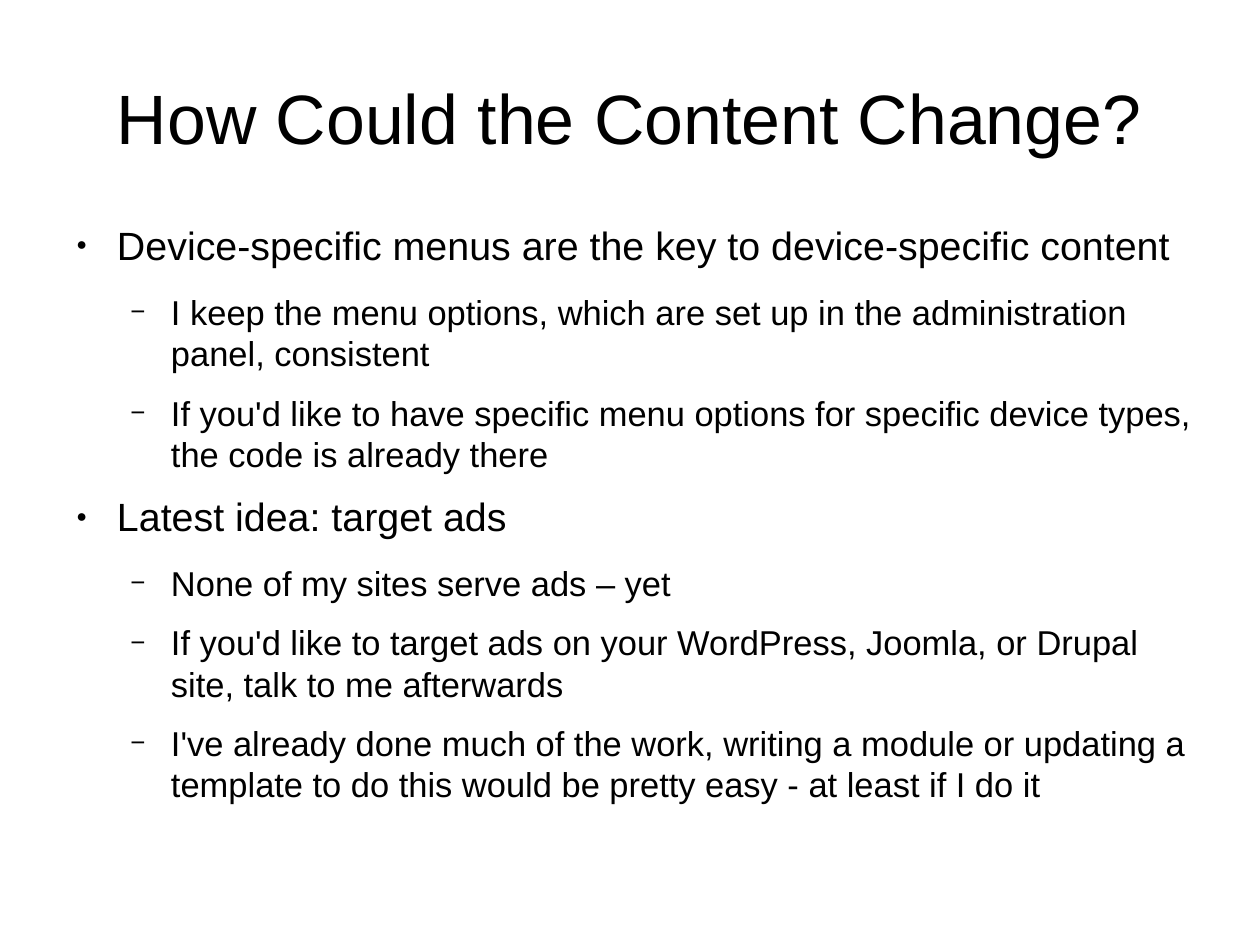
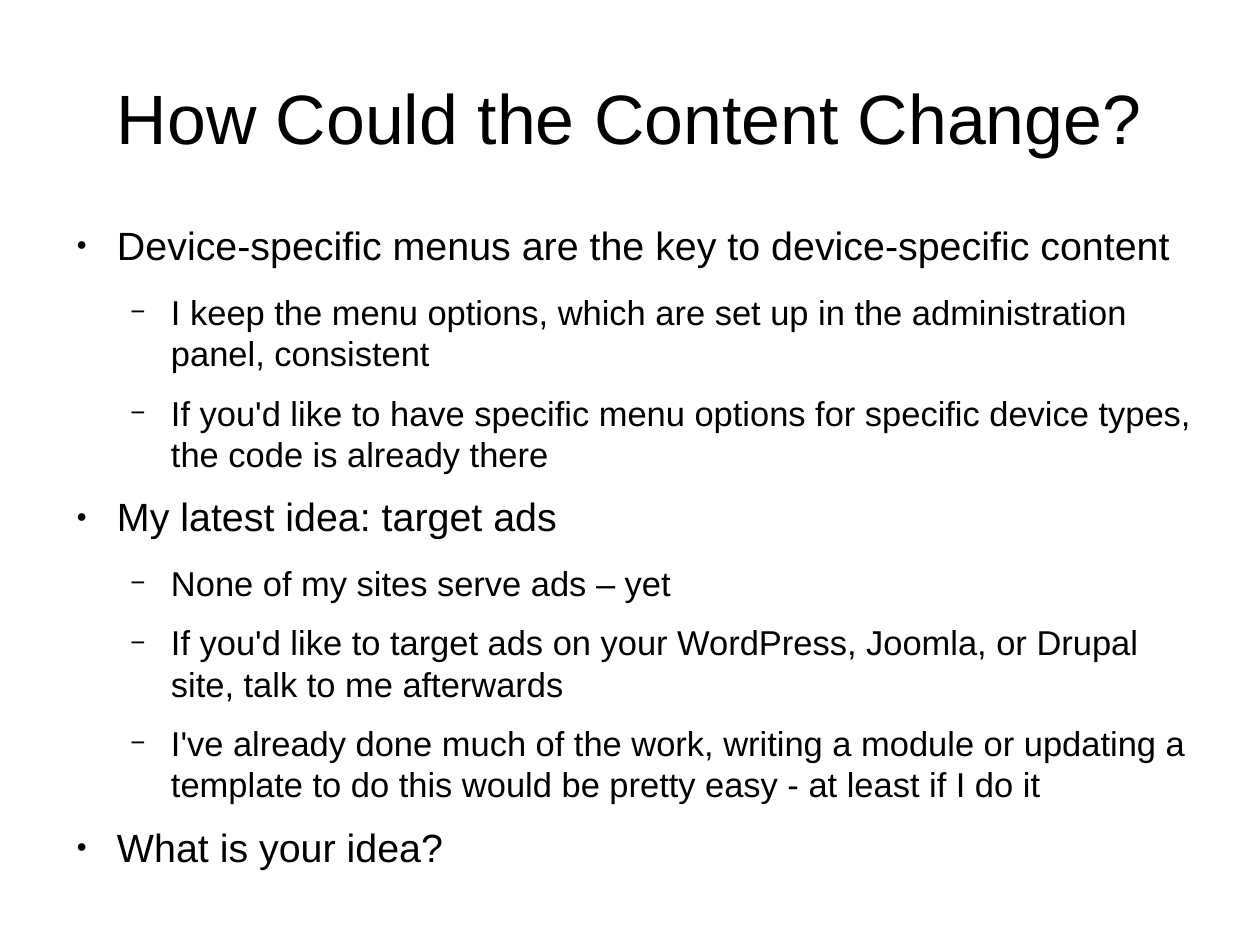
Before and after one commit to tomwhartung/jmws_accoutrements, a slide deck: slide 10 of presentations/2016_04-AWD_in_PHP_CMSes/AWD_in_PHP_CMSes-slides.odp. Drawn at 1260x945 pixels with LibreOffice and Linux fonts; fonts in the diff are those of the drawing. Boxes give left, top, right and bottom in pixels: in the first picture for what was removed or moved away, otherwise in the second. Text is boxed around its words. In the diff, an @@ line names an element or a change of style, - is before the commit and + after.

```diff
--- a/presentations/2016_04-AWD_in_PHP_CMSes/AWD_in_PHP_CMSes-slides.odp
+++ b/presentations/2016_04-AWD_in_PHP_CMSes/AWD_in_PHP_CMSes-slides.odp
@@ text at (117,502,557,539): text changed @@
-● Latest idea: target ads
+● My latest idea: target ads
@@ text at (117,833,443,870): paragraph added @@
+● What is your idea?
```
Also in this commit, not shown: 3 other slides changed, 1 slide added, 1 slide removed.
